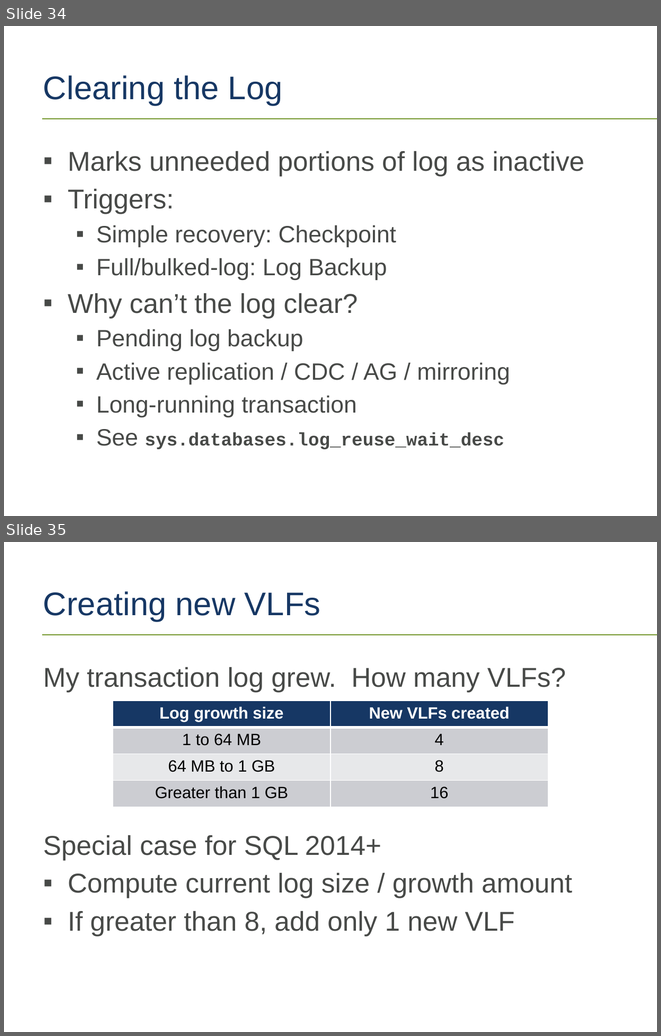
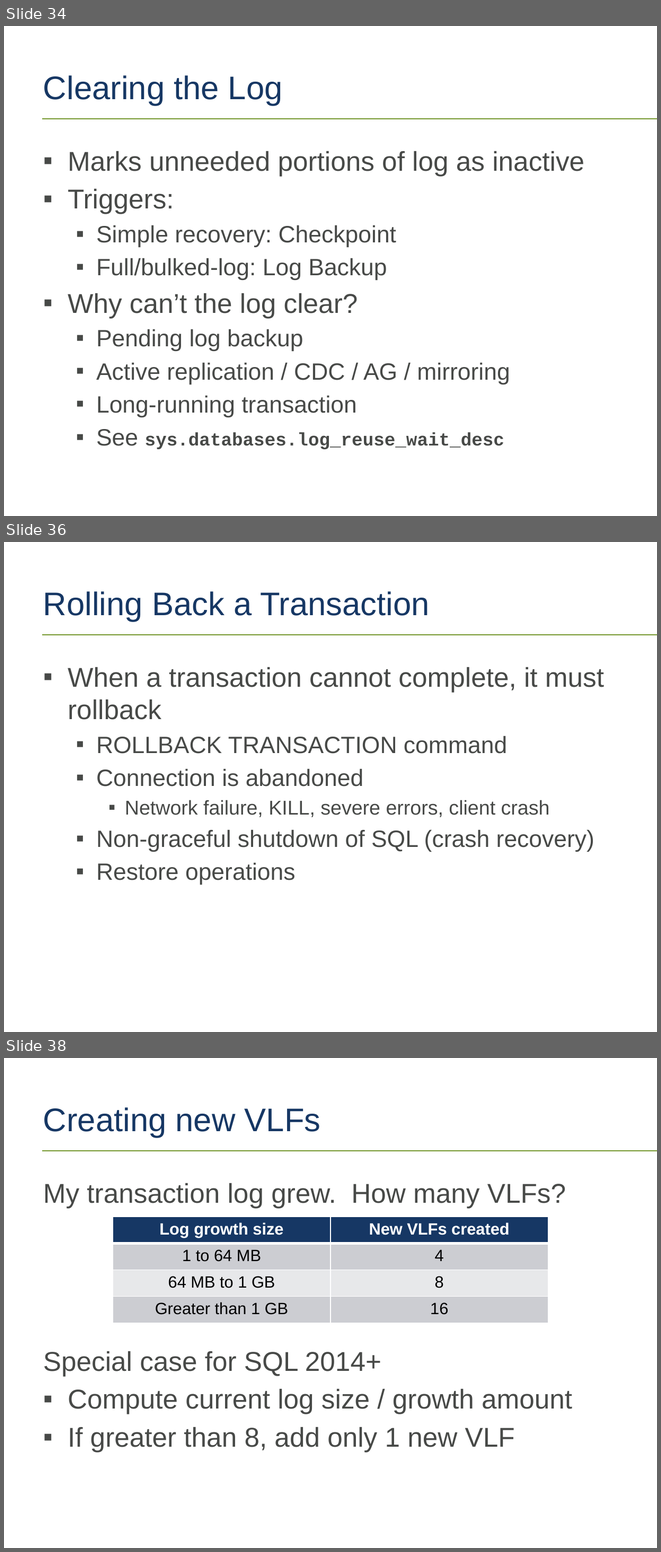
Before and after one commit to tf3604/LogFilePresentation, a slide deck: TransactionLog.pptx. Shown one above the other, each under a label of ours: slides 34 and 35 before the commit, slides 34, 36 and 38 after it; the slides between them are not shown. The pictures are 661x1036 and 661x1552 pixels, drawn with LibreOffice and Linux fonts; fonts in the diff are those of the drawing; background and template pictures are left out. Boxes give left, top, right and bottom in pixels: in the first picture for what was removed or moved away, otherwise in the second. Text is boxed around its words. In the diff, an @@ line names an element or a change of style, - is before the commit and + after.

```diff
--- a/TransactionLog.pptx
+++ b/TransactionLog.pptx
@@ slide 36 added at [4, 542, 657, 1032], background #FFFFFF; not listed: 1 template element that a slide beside it also shows @@
@@ title added at [43, 591, 429, 622], 36 pt, text #163764 @@
+Rolling Back a Transaction
@@ text added at [68, 667, 604, 884], 26 pt, text #474947 @@
+▪ When a transaction cannot complete, it must rollback
+  ▪ ROLLBACK TRANSACTION command
+  ▪ Connection is abandoned
+    ▪ Network failure, KILL, severe errors, client crash
+  ▪ Non-graceful shutdown of SQL (crash recovery)
+  ▪ Restore operations
@@ what was slide 35 is now slide 38 @@
```
Also in this commit, not shown: 6 other slides added, 13 other files.
